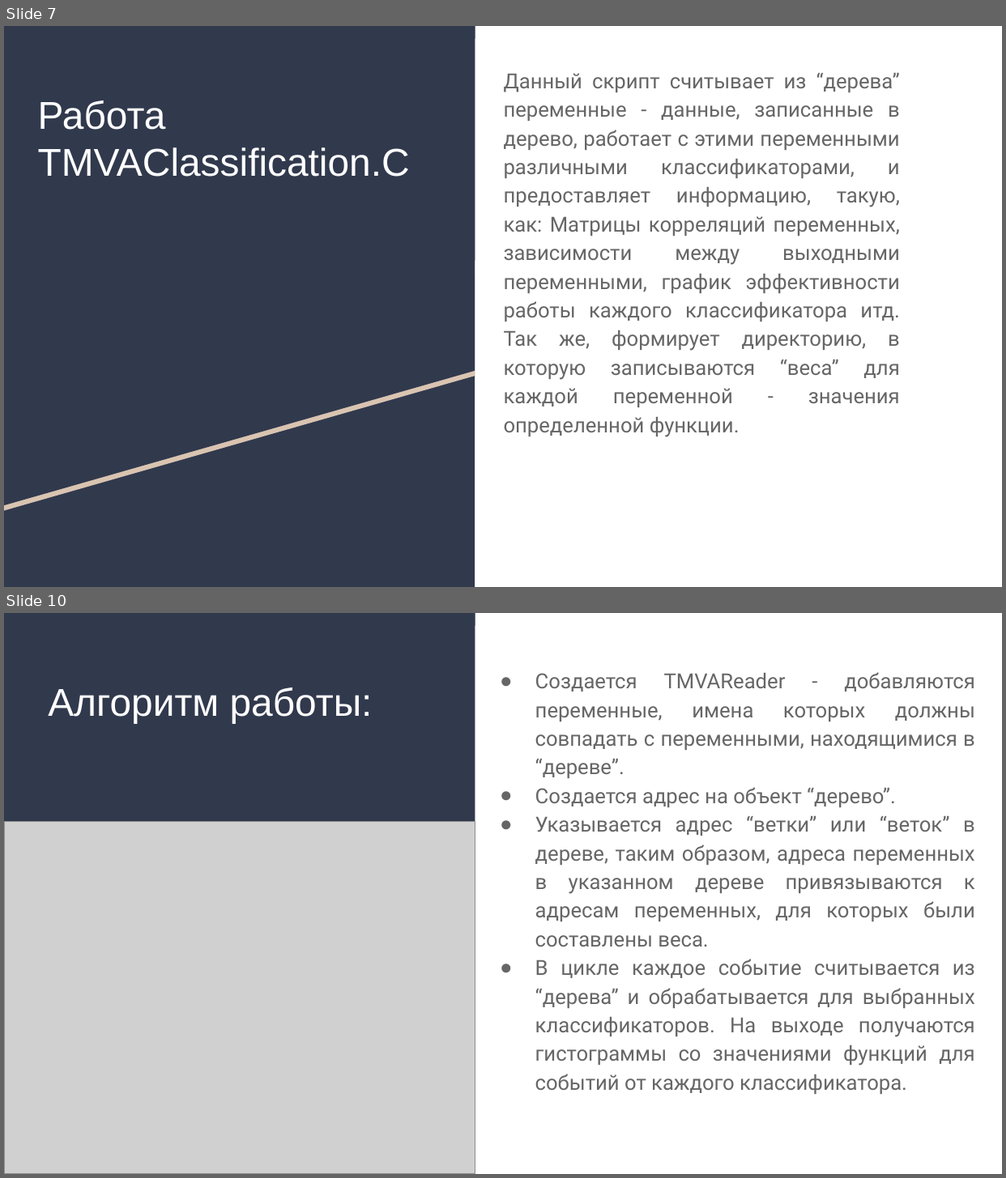
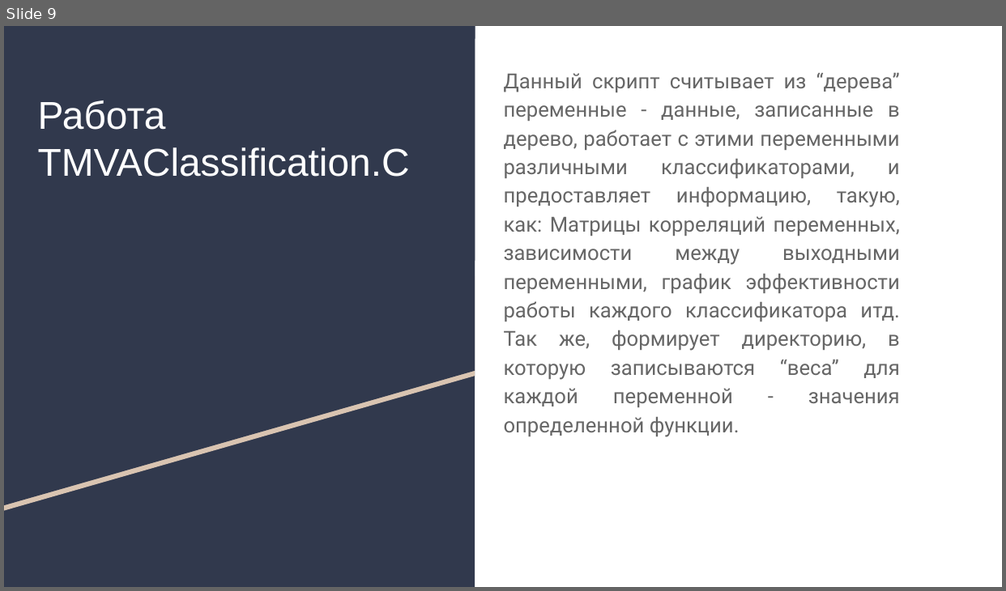
Before and after one commit to AlexanderUzunyan/TestProject, a slide deck: neuro/doc/TMVA.odp. Shown one above the other, each under a label of ours: slides 7 and 10 before the commit, slide 9 after it; the slides between them are not shown. The pictures are 1006x1178 and 1006x591 pixels, drawn with LibreOffice and Linux fonts; fonts in the diff are those of the drawing; grey boxes stand for pictures. Boxes give left, top, right and bottom in pixels: in the first picture for what was removed or moved away, otherwise in the second. Text is boxed around its words. In the diff, an @@ line names an element or a change of style, - is before the commit and + after.

```diff
--- a/neuro/doc/TMVA.odp
+++ b/neuro/doc/TMVA.odp
@@ slide 10 removed at [4,613,1002,1174], background #FFFFFF; not listed: 3 template elements that a slide beside it also shows @@
@@ text removed at [535,672,975,1094] @@
-● Создается TMVAReader - добавляются переменные, имена которых должны совпадать с переменными, находящимися в “дереве”.
-● Создается адрес на объект “дерево”.
-● Указывается адрес “ветки” или “веток” в дереве, таким образом, адреса переменных в указанном дереве привязываются к адресам переменных, для которых были составлены веса.
-● В цикле каждое событие считывается из “дерева” и обрабатывается для выбранных классификаторов. На выходе получаются гистограммы со значениями функций для событий от каждого классификатора.
@@ title removed at [48,688,373,723] @@
-Алгоритм работы:
@@ picture removed at [4,821,475,1174] @@
@@ what was slide 7 is now slide 9 @@
```
Also in this commit, not shown: 5 slides changed, 5 slides added, 3 other slides removed, 1 other file.
